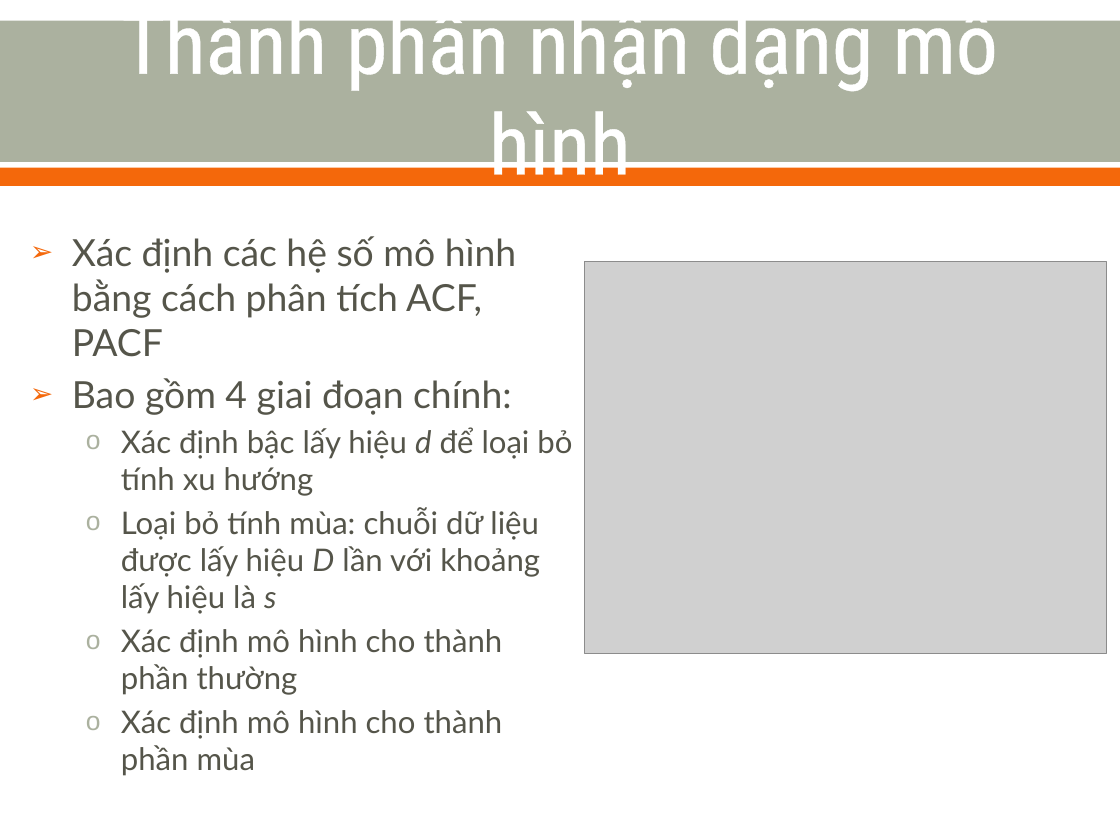
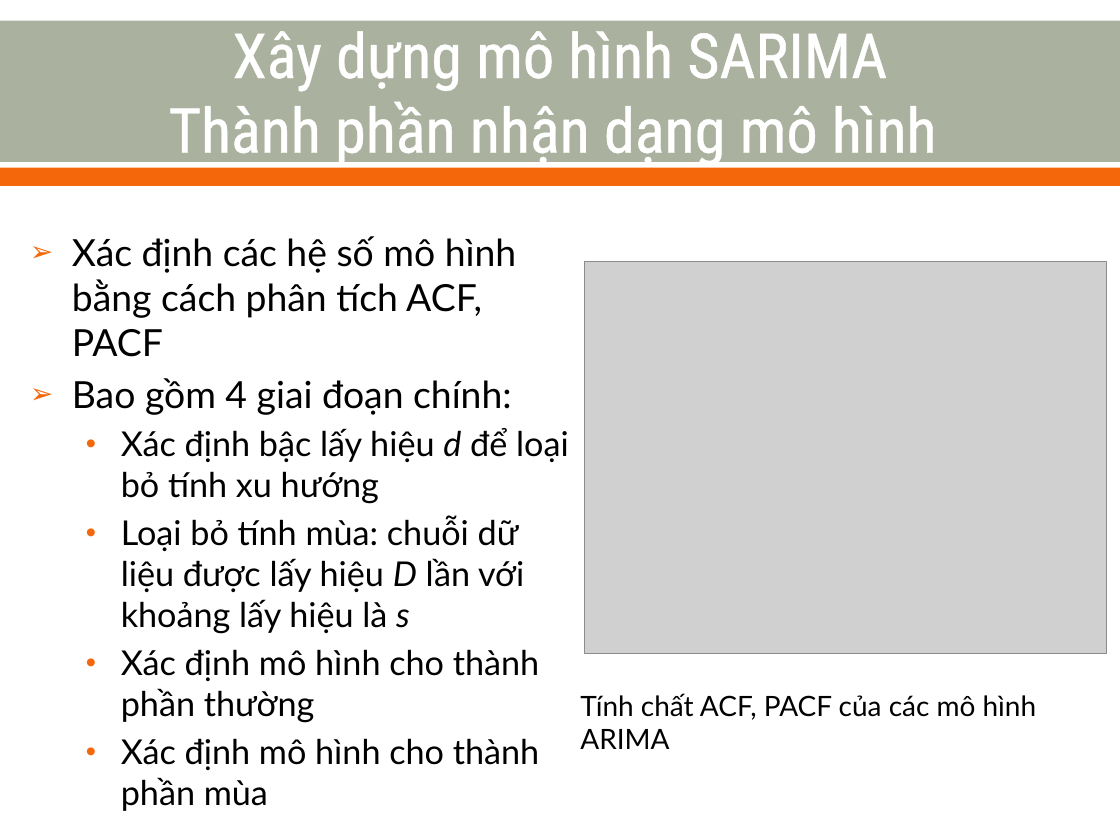
Before and after one commit to nvtthai/forecast-time-series, a slide deck: slide 22 of Report/Presentation.ppt (slide 21 before the commit). Drawn at 1120x840 pixels with LibreOffice and Linux fonts; fonts in the diff are those of the drawing; grey boxes stand for pictures. Boxes give left, top, right and bottom in pixels: in the first picture for what was removed or moved away, otherwise in the second. Text is boxed around its words. In the diff, an @@ line names an element or a change of style, - is before the commit and + after.

```diff
--- a/Report/Presentation.ppt
+++ b/Report/Presentation.ppt
@@ title at (x1=169, y1=31, x2=937, y2=168): text changed; size 54 to 40 pt @@
-Thành phần nhận dạng mô hình
+Xây dựng mô hình SARIMA
+Thành phần nhận dạng mô hình
@@ text "Xác định các hệ số ..." at (x1=72, y1=236, x2=569, y2=811): text colour #55554A to #000000; size 20 to 22 pt in "Xác định bậc lấy hiệu d để ...", "Loại bỏ tính mùa: chuỗi dữ liệu ...", "Xác định mô hình cho thành phần ...", "Xác định mô hình cho thành phần ..."; bullet o to •; bullet colour #ABB19F to #F4680B @@
@@ text added at (x1=580, y1=693, x2=1037, y2=749), 18 pt, text #000000 @@
+Tính chất ACF, PACF của các mô hình ARIMA
```
Also in this commit, not shown: 17 other slides changed, 3 slides added, 1 slide removed.
